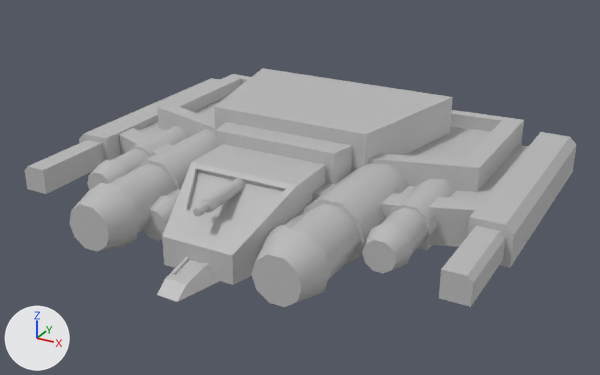
A saved change to the FBX model Assets/Meshes/ships.fbx.
One viewpoint serves both versions: a 50 mm camera at (3.98, -7.08, 3.75) aimed at (0.15, -0.1, 0.26). Lighting does not change. The marker at lower left points along +X, +Y and +Z. Where no turn or scale is listed for an object, it has been applied to the vertices. Vertices at the same position are counted once.

Names of what the first picture shows: 'meleeBoss', 'meleeTank', 'rangedSniper'.
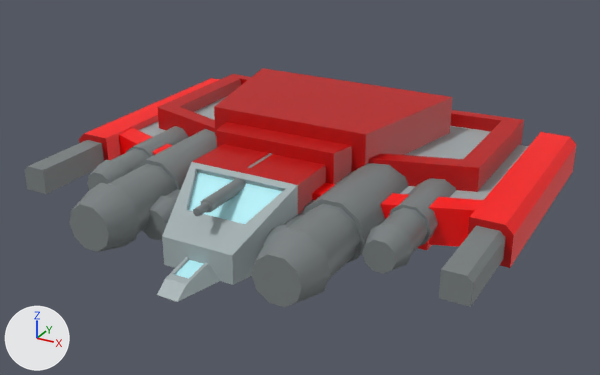
What differs and where, as boxes (x1, y1, x2, y2) in the pictures (600 x 375 px):
'meleeBoss', recoloured: (25, 68, 576, 307) in both
'rangedSniper', recoloured: (157, 153, 272, 302) in both
'meleeTank', recoloured: (143, 189, 432, 250) in both
part 1 of me_mesh_002, recoloured: (25, 126, 217, 252) in both
part 2 of me_mesh_002, recoloured: (252, 163, 505, 307) in both
part 3 of me_mesh_002, recoloured (grey to red): (84, 78, 335, 200) in both
part 4 of me_mesh_002, recoloured (grey to red): (380, 132, 576, 267) in both
part 5 of me_mesh_002, recoloured: (162, 162, 298, 285) in both
part 6 of me_mesh_002, recoloured: (138, 96, 227, 137) in both
part 7 of me_mesh_002, recoloured: (400, 126, 529, 200) in both
part 8 of me_mesh_002, recoloured (grey to cyan): (189, 173, 282, 224) in both
part 9 of me_mesh_003, recoloured: (193, 153, 272, 216) in both
part 10 of me_mesh_003, recoloured: (157, 257, 219, 302) in both
part 11 of me_mesh_003, recoloured (grey to cyan): (175, 260, 203, 279) in both
part 12 of me_mesh_005, recoloured: (143, 189, 180, 240) in both
part 13 of me_mesh_005, recoloured: (261, 206, 307, 250) in both
part 14 of me_mesh_005, recoloured: (418, 240, 432, 250) in both

Patch to the scene script:
```diff
--- a/Assets/Meshes/ships.fbx.py
+++ b/Assets/Meshes/ships.fbx.py
@@ mat_lambert1 @@
 mat_lambert1 = principled_material('lambert1')
-mat_lambert1.base_color = (0.5, 0.5, 0.5)  # grey #bcbcbc
+mat_lambert1.base_color = (0.504, 0.0, 0.0)  # red #bc0000
@@ mat_metaldark @@
+mat_metaldark = principled_material('metalDark')
+mat_metaldark.base_color = (0.196, 0.218, 0.222)  # grey #7a8182
@@ me_mesh_005 @@
 me_mesh_005.from_pydata(...)  # 336 vertices, 360 faces; spans x -1.7..1.7, y -1.51..1.51, z 0.0..0.57
+# me_mesh_005 part 12: 50 of the faces centred in x -0.87..-0.49, y -1.51..-0.83, z 0.04..0.44 switch from mat_lambert1 (grey #bcbcbc) to mat_metaldark (grey #7a8182)
+# me_mesh_005 part 13: 50 of the faces centred in x 0.49..0.87, y -1.51..-0.83, z 0.04..0.44 switch from mat_lambert1 (grey #bcbcbc) to mat_metaldark (grey #7a8182)
+# me_mesh_005 part 14: 17 of the faces centred in x 1.14..1.7, y -0.46..0.47, z 0.09..0.37 switch from mat_lambert1 (grey #bcbcbc) to mat_higlightlight (red #ff0000)
+me_mesh_005.materials.append(mat_metallight)  # grey #a2afb1
+me_mesh_005.materials.append(mat_window)  # cyan #baf7ff
@@ me_mesh_003 @@
 me_mesh_003.from_pydata(...)  # 252 vertices, 245 faces; spans x -1.47..1.47, y -2.21..1.78, z 0.0..0.74
+# me_mesh_003 part 9: 83 of the faces centred in x -0.12..0.1, y -1.72..0.87, z 0.25..0.73 switch from mat_lambert1 (grey #bcbcbc) to mat_metaldark (grey #7a8182)
+# me_mesh_003 part 10: 35 of the faces centred in x -1.1..1.1, y -2.14..1.43, z 0.0..0.3 switch from mat_lambert1 (grey #bcbcbc) to mat_metallight (grey #a2afb1)
+# me_mesh_003 part 11: the 1 face centred in x 0.0, y -1.76, z 0.13 switches from mat_lambert1 (grey #bcbcbc) to mat_window (cyan #baf6ff)
+me_mesh_003.materials.append(mat_higlightlight)  # red #ff0000
+me_mesh_003.materials.append(mat_window)  # cyan #baf7ff
@@ me_mesh_002 @@
 me_mesh_002.from_pydata(...)  # 550 vertices, 599 faces; spans x -2.49..2.49, y -2.03..2.03, z 0.0..0.99
+# me_mesh_002 part 1: 146 of the faces centred in x -2.42..-0.69, y -2.03..0.19, z 0.05..0.67 switch from mat_lambert1 (grey #bcbcbc) to mat_metaldark (grey #7a8182)
+# me_mesh_002 part 2: 146 of the faces centred in x 0.69..2.42, y -2.03..0.19, z 0.05..0.67 switch from mat_lambert1 (grey #bcbcbc) to mat_metaldark (grey #7a8182)
+# me_mesh_002 part 3: 17 of the faces centred in x -2.49..0.0, y -0.67..0.76, z 0.14..0.54 switch from mat_lambert1 (grey #bcbcbc) to mat_higlightlight (red #ff0000)
+# me_mesh_002 part 4: 12 of the faces centred in x 1.68..2.49, y -0.45..0.76, z 0.14..0.54 switch from mat_lambert1 (grey #bcbcbc) to mat_higlightlight (red #ff0000)
+# me_mesh_002 part 5: 13 of the faces centred in x -0.49..0.49, y -1.75..-0.39, z 0.01..0.7 switch from mat_lambert1 (grey #bcbcbc) to mat_metallight (grey #a2afb1)
+# me_mesh_002 part 6: 4 of the faces centred in x -1.68..-0.86, y 0.77..1.71, z 0.2..0.57 switch from mat_lambert1 (grey #bcbcbc) to mat_metallight (grey #a2afb1)
+# me_mesh_002 part 7: 4 of the faces centred in x 0.86..1.68, y 0.77..1.71, z 0.2..0.57 switch from mat_lambert1 (grey #bcbcbc) to mat_metallight (grey #a2afb1)
+# me_mesh_002 part 8: the 1 face centred in x 0.0, y -1.2, z 0.52 switches from mat_lambert1 (grey #bcbcbc) to mat_window (cyan #baf6ff)
+me_mesh_002.materials.append(mat_window)  # cyan #baf7ff
```
